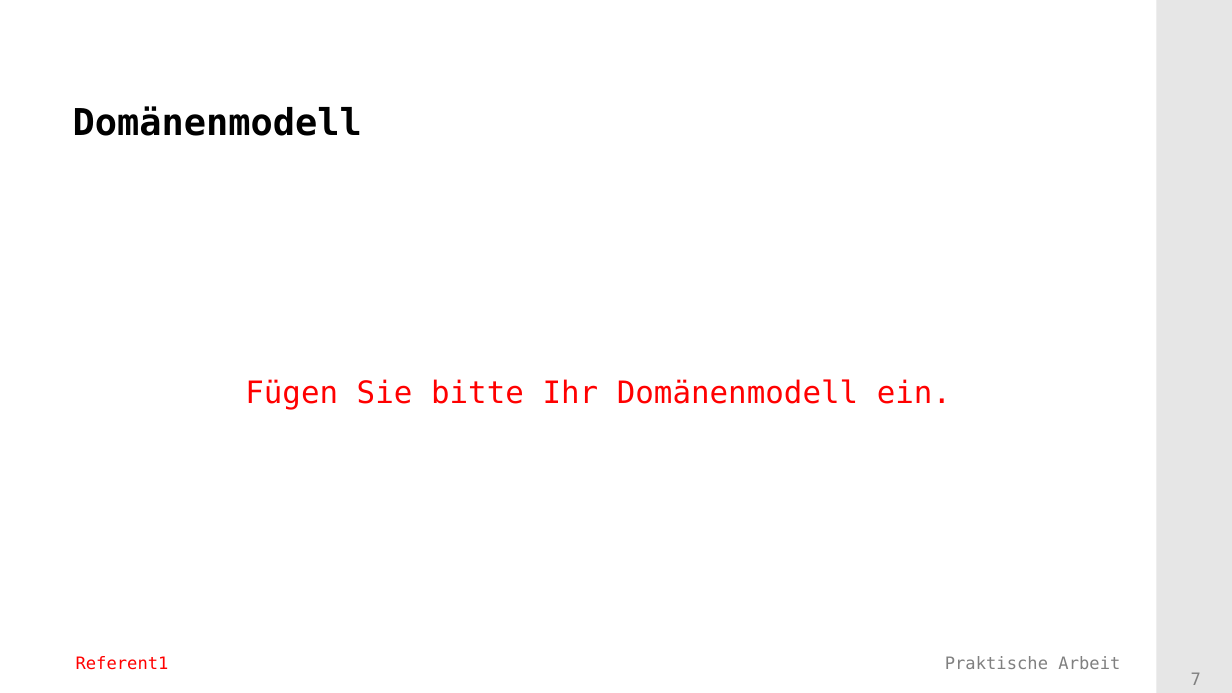
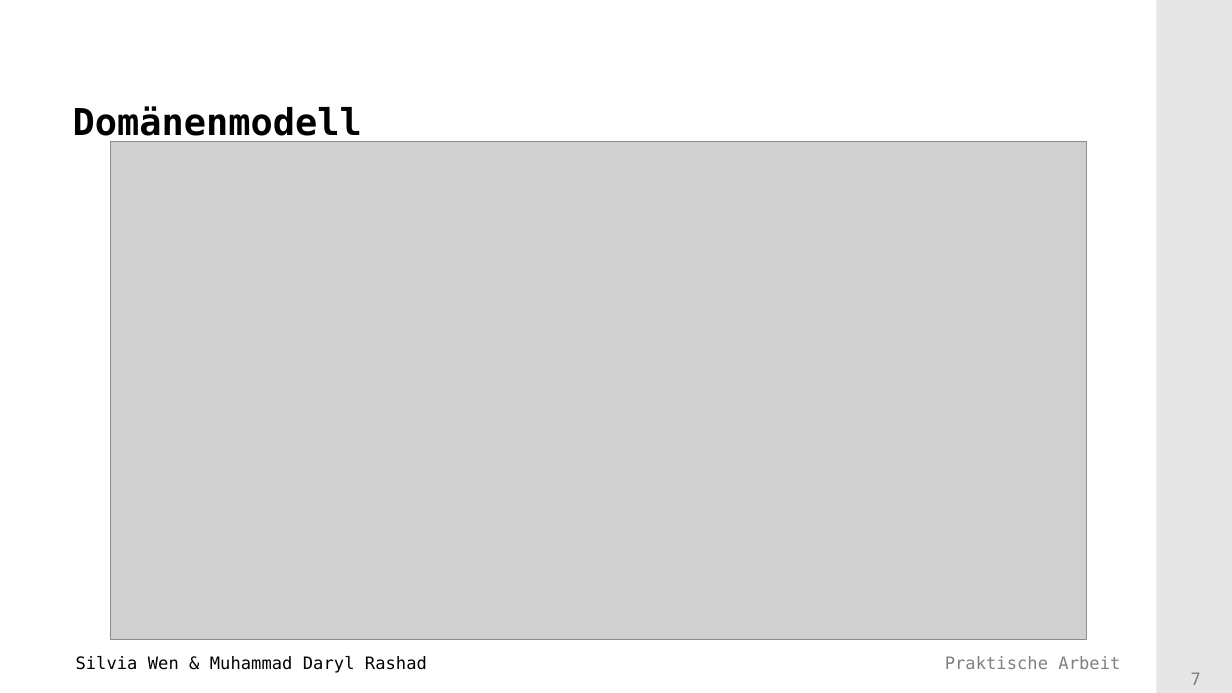
Before and after one commit to Mufasaxi/SimpleBank, a slide deck: slide 7 of Vorlage_Praesentation_2022_Subgroup_2_4_OOA.pptx. Drawn at 1232x693 pixels with LibreOffice and Linux fonts; fonts in the diff are those of the drawing; grey boxes stand for pictures; background and template pictures are left out. Boxes give left, top, right and bottom in pixels: in the first picture for what was removed or moved away, otherwise in the second. Text is boxed around its words. In the diff, an @@ line names an element or a change of style, - is before the commit and + after.

```diff
--- a/Vorlage_Praesentation_2022_Subgroup_2_4_OOA.pptx
+++ b/Vorlage_Praesentation_2022_Subgroup_2_4_OOA.pptx
@@ picture added at (111,142,1087,640) @@
@@ text at (76,656,427,673): text changed; text colour #FF0000 to #000000 @@
-Referent1
+Silvia Wen & Muhammad Daryl Rashad
```
Also in this commit, not shown: 11 other slides changed, 2 slides added, 3 other files.
